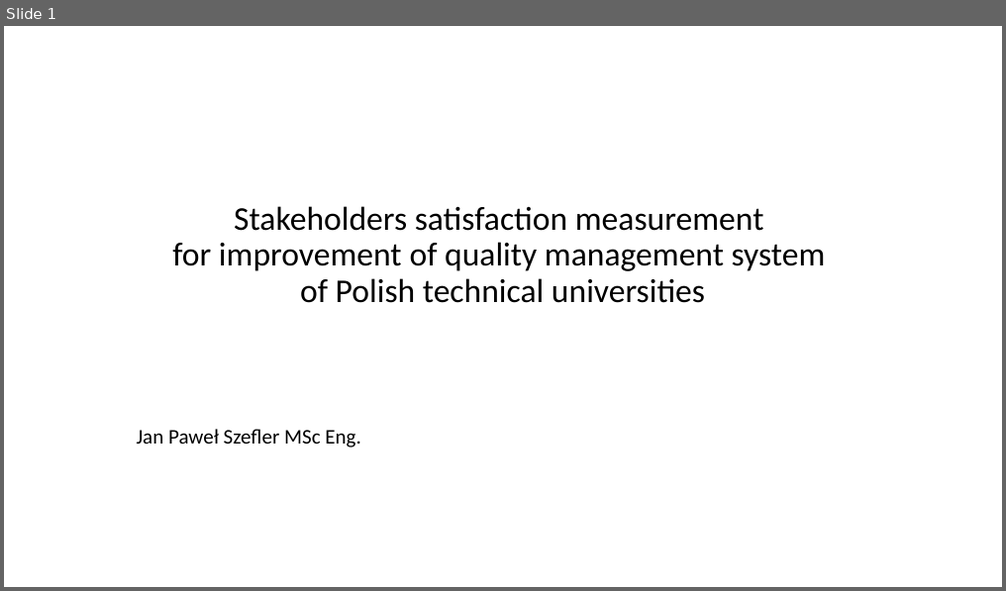
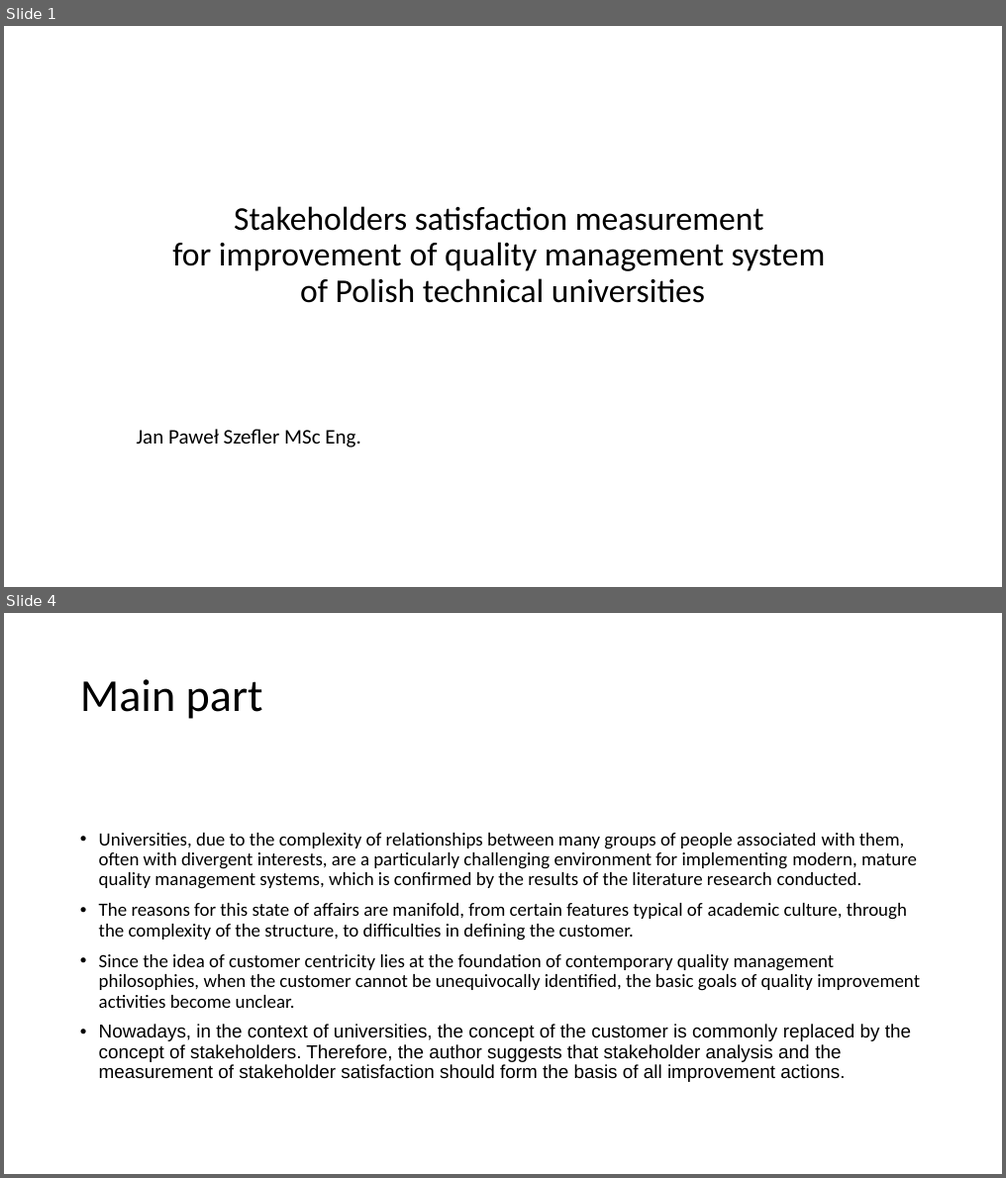
Before and after one commit to JeanPaulSzefler/doktorat_git, a slide deck: Egzaminy doktorskie/angielski/SSI_forHEI_QMS.pptx. Shown one above the other, each under a label of ours: slide 1 before the commit, slides 1 and 4 after it; the slides between them are not shown. The pictures are 1006x591 and 1006x1178 pixels, drawn with LibreOffice and Linux fonts; fonts in the diff are those of the drawing. Boxes give left, top, right and bottom in pixels: in the first picture for what was removed or moved away, otherwise in the second. Text is boxed around its words. In the diff, an @@ line names an element or a change of style, - is before the commit and + after.

Commit message:
Ang prezentacja - up to conflicting interests

```diff
--- a/Egzaminy doktorskie/angielski/SSI_forHEI_QMS.pptx
+++ b/Egzaminy doktorskie/angielski/SSI_forHEI_QMS.pptx
@@ slide 4 added at box(4, 613, 1002, 1174), background #FFFFFF @@
@@ title added at box(80, 679, 263, 719), 44 pt, text #000000 @@
+Main part
@@ text added at box(99, 833, 920, 1082), 18 pt, text #000000 @@
+• Universities, due to the complexity of relationships between many groups of people associated with them, often with divergent interests, are a particularly challenging environment for implementing modern, mature quality management systems, which is confirmed by the results of the literature research conducted.
+• The reasons for this state of affairs are manifold, from certain features typical of academic culture, through the complexity of the structure, to difficulties in defining the customer.
+• Since the idea of customer centricity lies at the foundation of contemporary quality management philosophies, when the customer cannot be unequivocally identified, the basic goals of quality improvement activities become unclear.
+• Nowadays, in the context of universities, the concept of the customer is commonly replaced by the concept of stakeholders. Therefore, the author suggests that stakeholder analysis and the measurement of stakeholder satisfaction should form the basis of all improvement actions.
```
Also in this commit, not shown: 6 other slides added, 1 slide removed.
